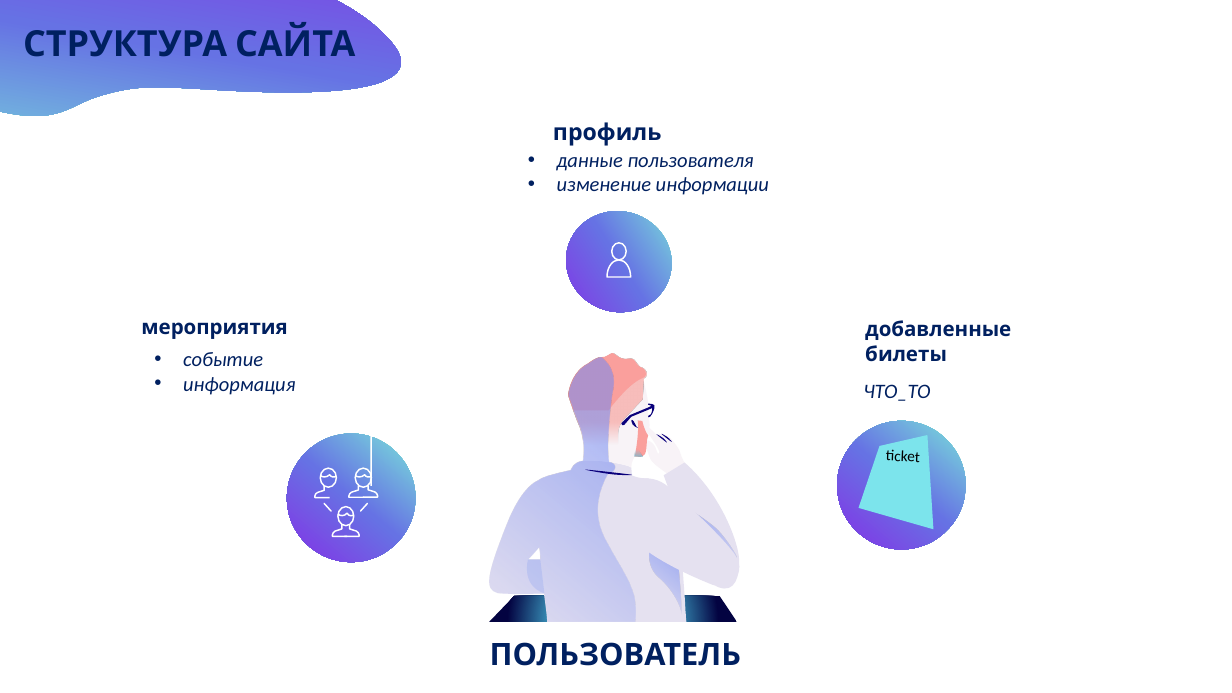
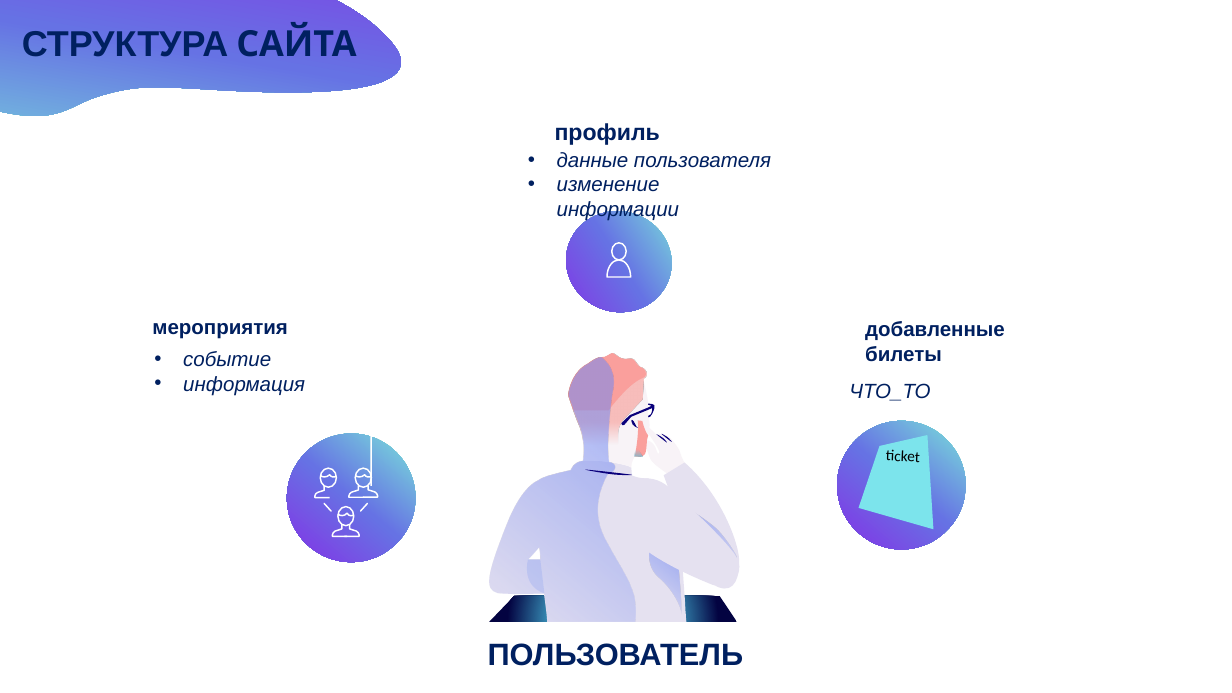
Before and after one commit to germanivanov0719/Yandex3, a slide deck: slide 4 of Docs/Сайт.pptx. Drawn at 1232x693 pixels with LibreOffice and Linux fonts; fonts in the diff are those of the drawing. Boxes give left, top, right and bottom in pixels: in the first picture for what was removed or moved away, otherwise in the second. Text is boxed around its words. In the diff, an @@ line names an element or a change of style, - is before the commit and + after.

```diff
--- a/Docs/Сайт.pptx
+++ b/Docs/Сайт.pptx
@@ text "СТРУКТУРА САЙТА" at bbox=[22, 23, 356, 57]: font Cabin to Arial in "СТРУКТУРА" @@
@@ font Cabin to Arial in 4 elements at bbox=[152, 323, 287, 339], bbox=[865, 321, 1005, 362], bbox=[488, 643, 744, 666], bbox=[555, 123, 660, 145] @@
@@ font Calibri to Arial in 3 elements at bbox=[849, 383, 930, 401], bbox=[183, 351, 305, 395], bbox=[557, 152, 771, 221] @@
```
Also in this commit, not shown: 5 other slides changed, 2 other files.
